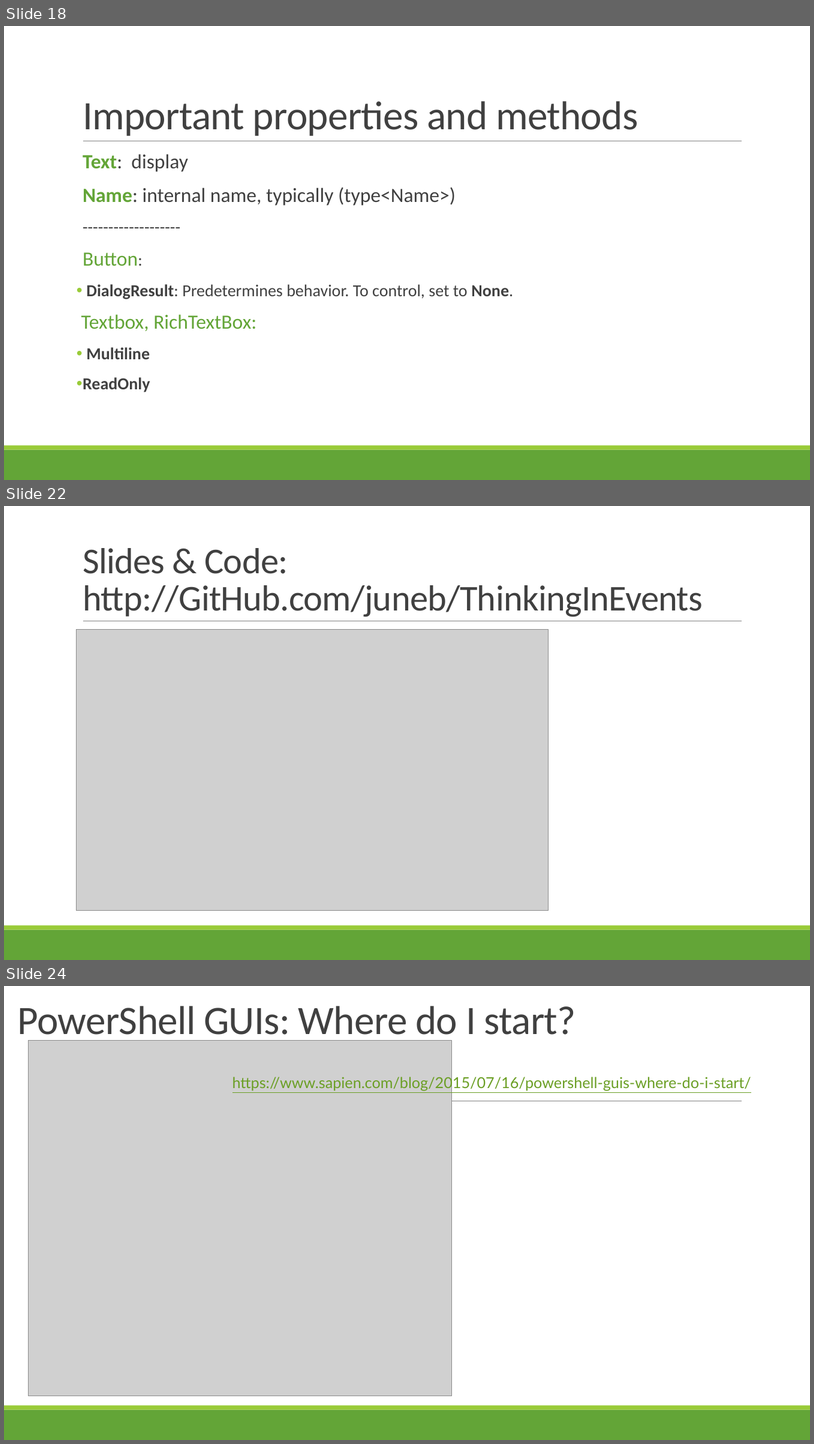
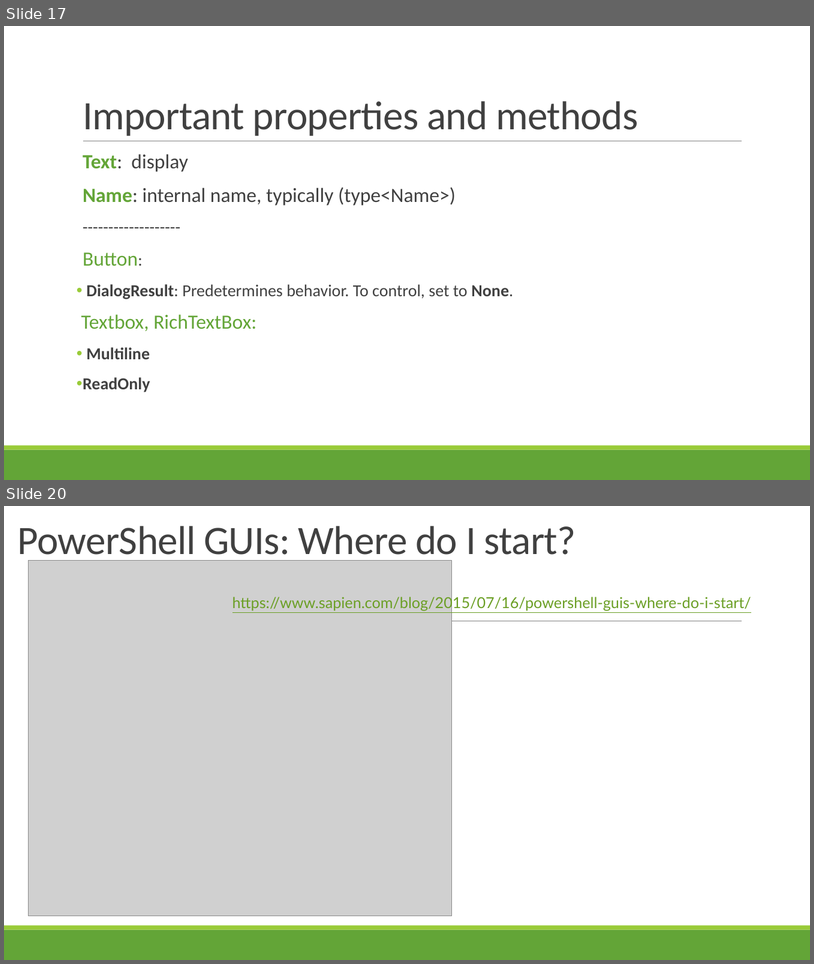
Before and after one commit to juneb/ThinkingInEvents, a slide deck: ThinkingInEvents-UserGroupTalk.pptx. Shown one above the other, each under a label of ours: slides 18, 22 and 24 before the commit, slides 17 and 20 after it; the slides between them are not shown. The pictures are 814x1444 and 814x964 pixels, drawn with LibreOffice and Linux fonts; fonts in the diff are those of the drawing; grey boxes stand for pictures. Boxes give left, top, right and bottom in pixels: in the first picture for what was removed or moved away, otherwise in the second. Text is boxed around its words. In the diff, an @@ line names an element or a change of style, - is before the commit and + after.

```diff
--- a/ThinkingInEvents-UserGroupTalk.pptx
+++ b/ThinkingInEvents-UserGroupTalk.pptx
@@ slide 22 removed at <box>4,506,810,960</box>, background #FFFFFF; not listed: 3 template elements that a slide beside it also shows @@
@@ title removed at <box>83,548,703,617</box> @@
-Slides & Code: http://GitHub.com/juneb/ThinkingInEvents
@@ picture removed at <box>77,629,548,910</box> @@
@@ what was slide 18 is now slide 17 @@
@@ what was slide 24 is now slide 20 @@
```
Also in this commit, not shown: 7 slides changed, 1 slide added, 5 other slides removed.
